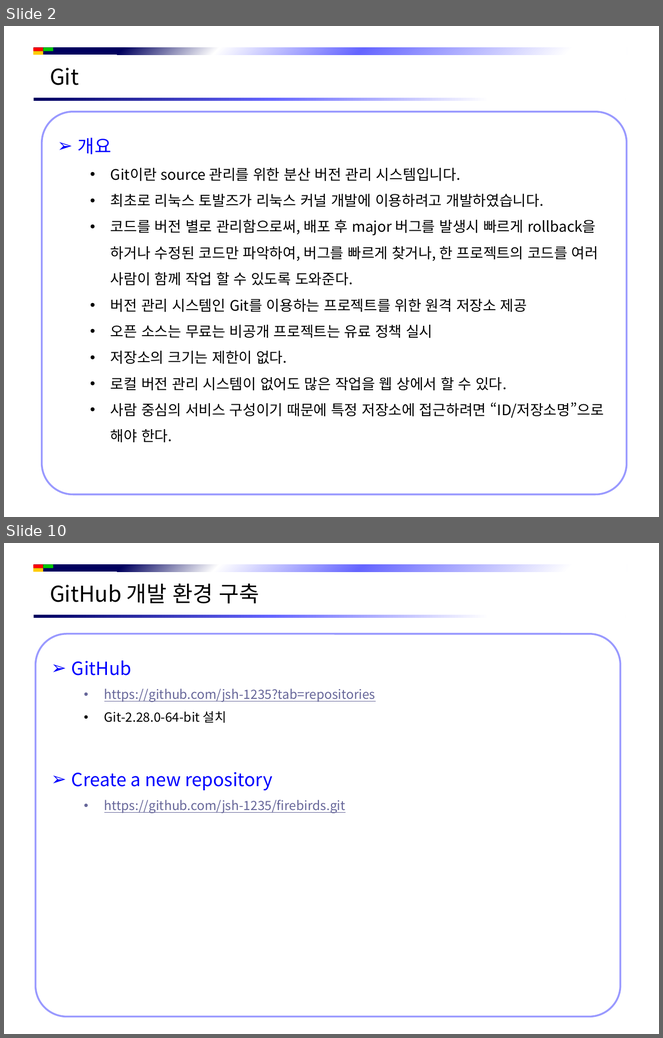
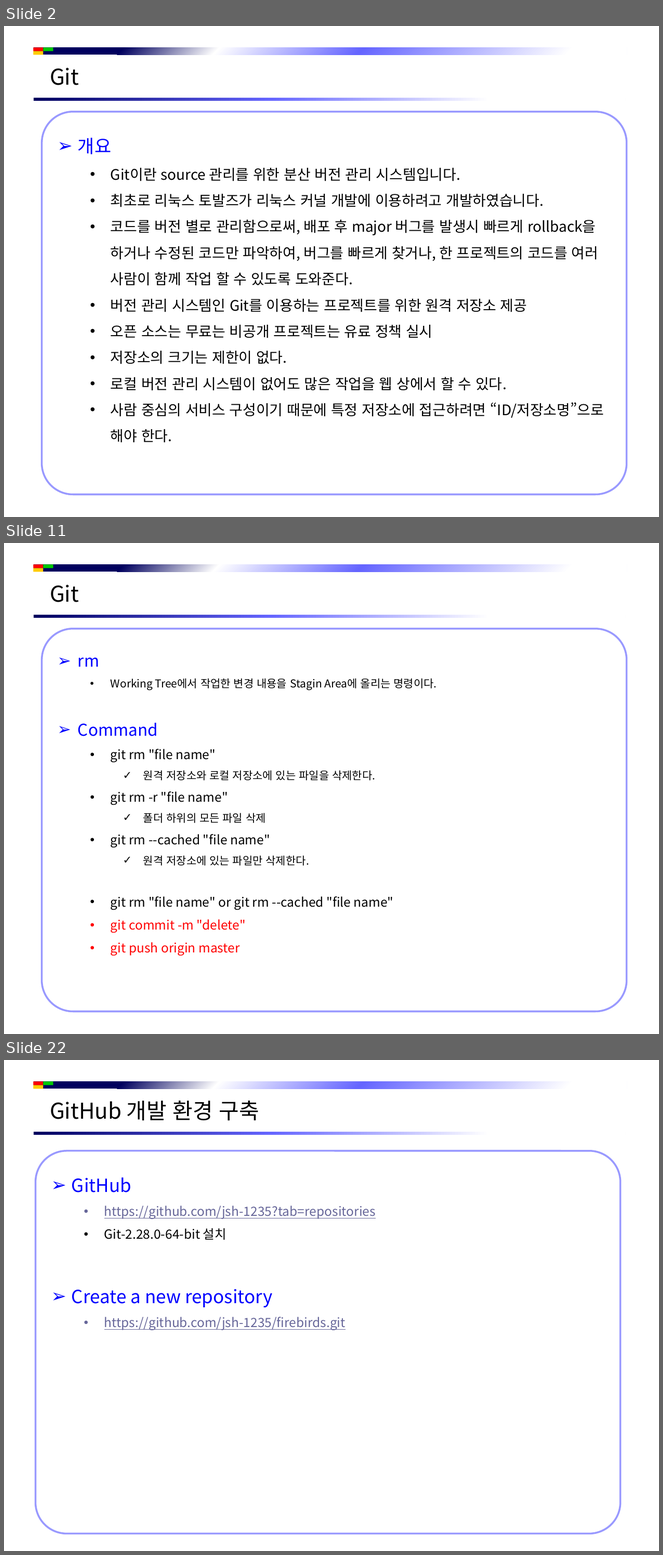
Before and after one commit to jsh-1235/Document, a slide deck: Git/Git 시작하기.pptx. Shown one above the other, each under a label of ours: slides 2 and 10 before the commit, slides 2, 11 and 22 after it; the slides between them are not shown. The pictures are 663x1038 and 663x1555 pixels, drawn with LibreOffice and Linux fonts; fonts in the diff are those of the drawing; background and template pictures are left out. Boxes give left, top, right and bottom in pixels: in the first picture for what was removed or moved away, otherwise in the second. Text is boxed around its words. In the diff, an @@ line names an element or a change of style, - is before the commit and + after.

```diff
--- a/Git/Git 시작하기.pptx
+++ b/Git/Git 시작하기.pptx
@@ slide 11 added at bbox=[4, 543, 659, 1034], background #FFFFFF; not listed: 5 template elements that a slide beside it also shows @@
@@ text added at bbox=[50, 585, 79, 602], 24 pt, text #000000 @@
+Git
@@ rounded rectangle added at bbox=[42, 629, 627, 1012], fill #FFFFFF, outline #9999FF 2 pt, 14 pt, text #000000 @@
+➢ rm
+  • Working Tree에서 작업한 변경 내용을 Stagin Area에 올리는 명령이다.
+➢ Command
+  • git rm "file name"
+    ✓ 원격 저장소와 로컬 저장소에 있는 파일을 삭제한다.
+  • git rm -r "file name"
+    ✓ 폴더 하위의 모든 파일 삭제
+  • git rm --cached "file name"
+    ✓ 원격 저장소에 있는 파일만 삭제한다.
+  • git rm "file name" or git rm --cached "file name"
+  • git commit -m "delete"
+  • git push origin master
@@ what was slide 10 is now slide 22 @@
```
Also in this commit, not shown: 8 slides changed, 11 other slides added, 1 slide removed.
